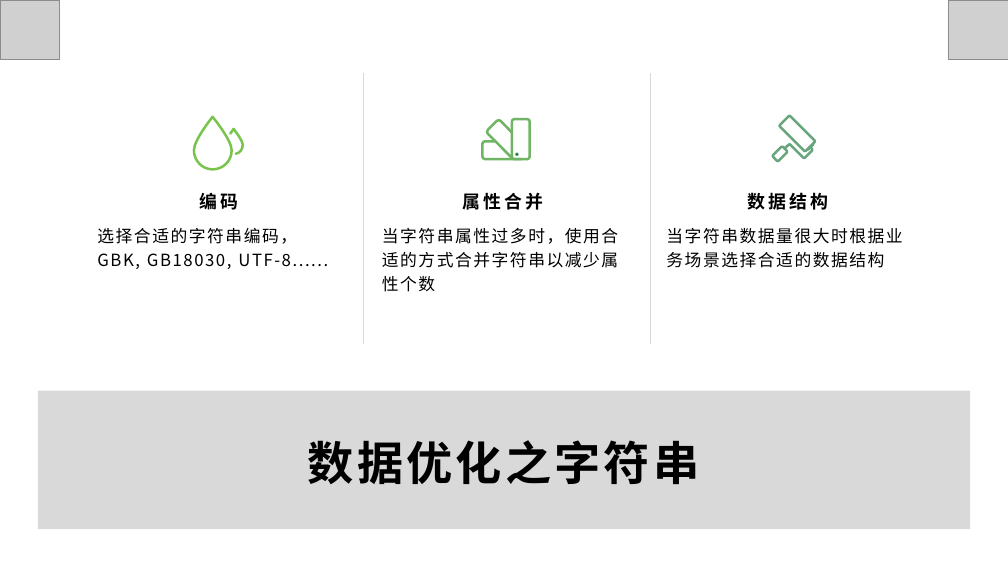
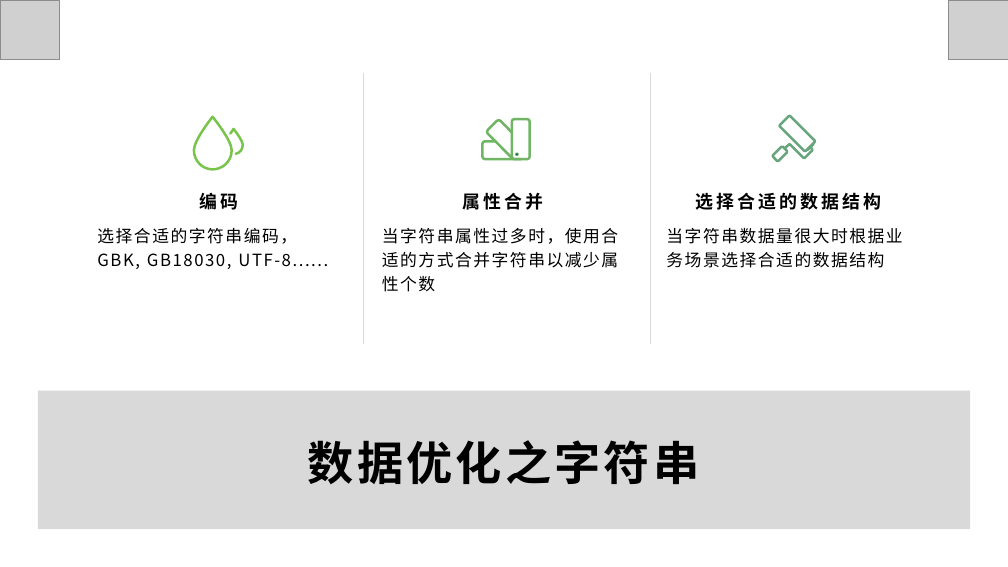
Before and after one commit to JiangJibo/project, a slide deck: slide 15 of web/src/main/resources/Java内存优化分享.pptx. Drawn at 1008x567 pixels with LibreOffice and Linux fonts; fonts in the diff are those of the drawing; grey boxes stand for pictures. Boxes give left, top, right and bottom in pixels: in the first picture for what was removed or moved away, otherwise in the second. Text is boxed around its words. In the diff, an @@ line names an element or a change of style, - is before the commit and + after.

```diff
--- a/web/src/main/resources/Java内存优化分享.pptx
+++ b/web/src/main/resources/Java内存优化分享.pptx
@@ text at (x1=695, y1=192, x2=881, y2=210): text changed @@
-数据结构
+选择合适的数据结构
```
Also in this commit, not shown: 3 other slides changed, 1 other file.
